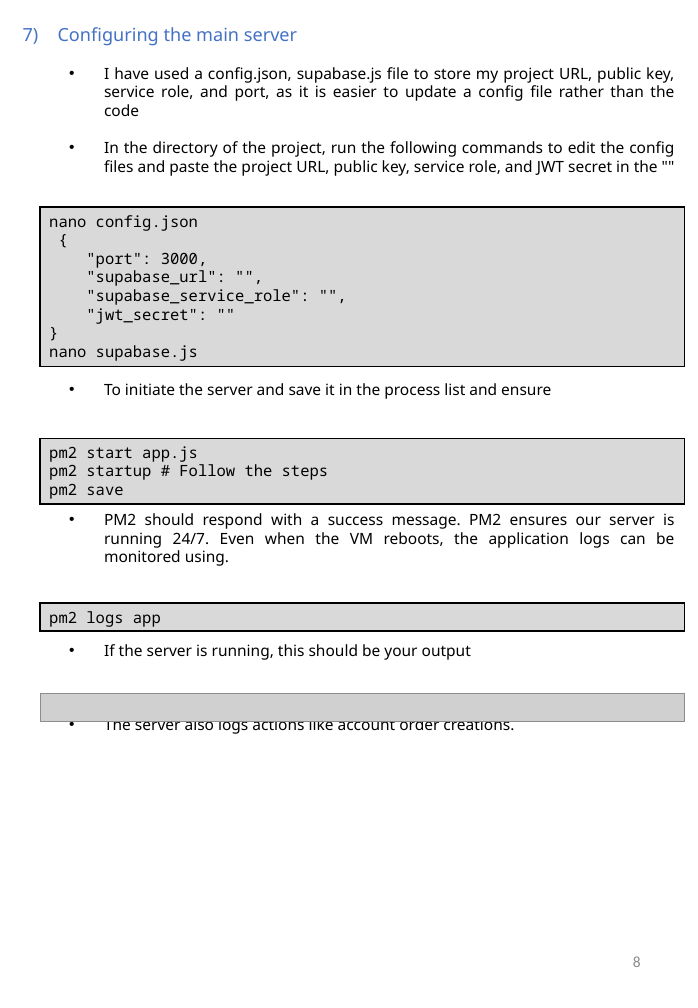
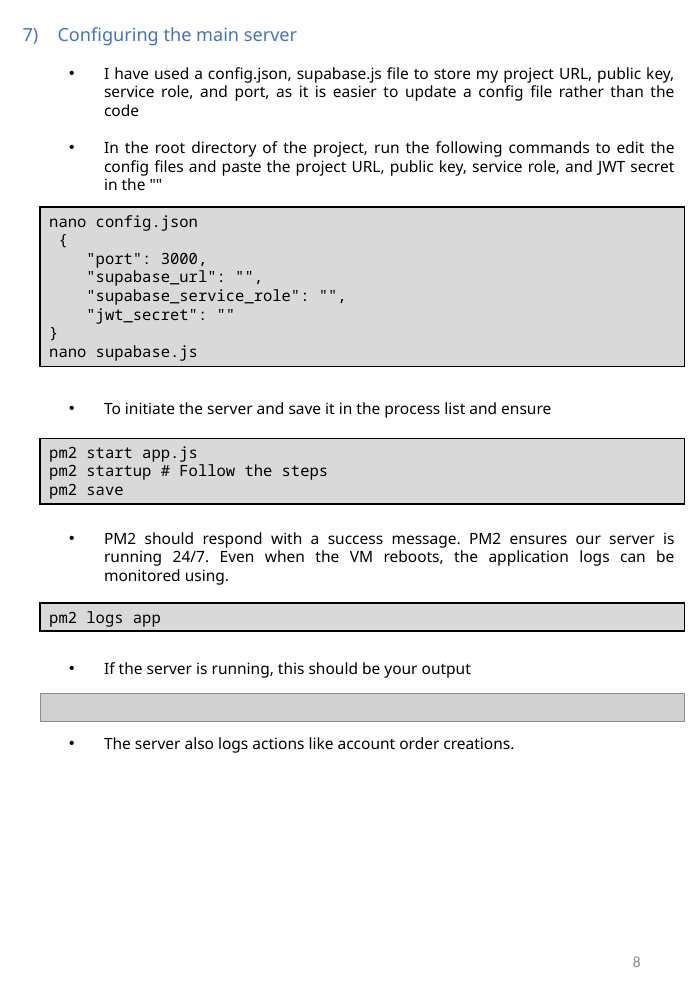
Before and after one commit to Agentgilspy/Food-Ordering-Website, a slide deck: slide 10 of ICT-171 Documentation.pptx. Drawn at 698x1008 pixels with LibreOffice and Linux fonts; fonts in the diff are those of the drawing; grey boxes stand for pictures. Boxes give left, top, right and bottom in pixels: in the first picture for what was removed or moved away, otherwise in the second. Text is boxed around its words. In the diff, an @@ line names an element or a change of style, - is before the commit and + after.

```diff
--- a/ICT-171 Documentation.pptx
+++ b/ICT-171 Documentation.pptx
@@ text at [104,141,675,190]: text changed @@
-  • In the directory of the project, run the following commands to edit the config files and paste the project URL, public key, service role, and JWT secret in the ""
+  • In the root directory of the project, run the following commands to edit the config files and paste the project URL, public key, service role, and JWT secret in the ""
```
Also in this commit, not shown: 2 other slides changed.
